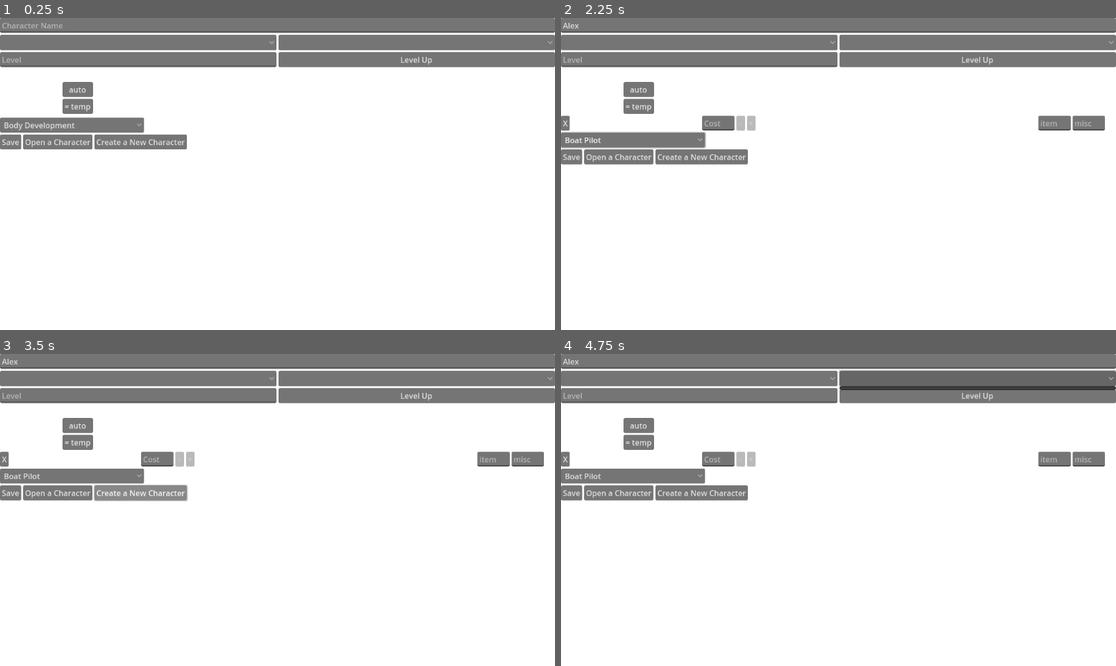
Above: before the commit, frames 1-4 (two rows, left to right).
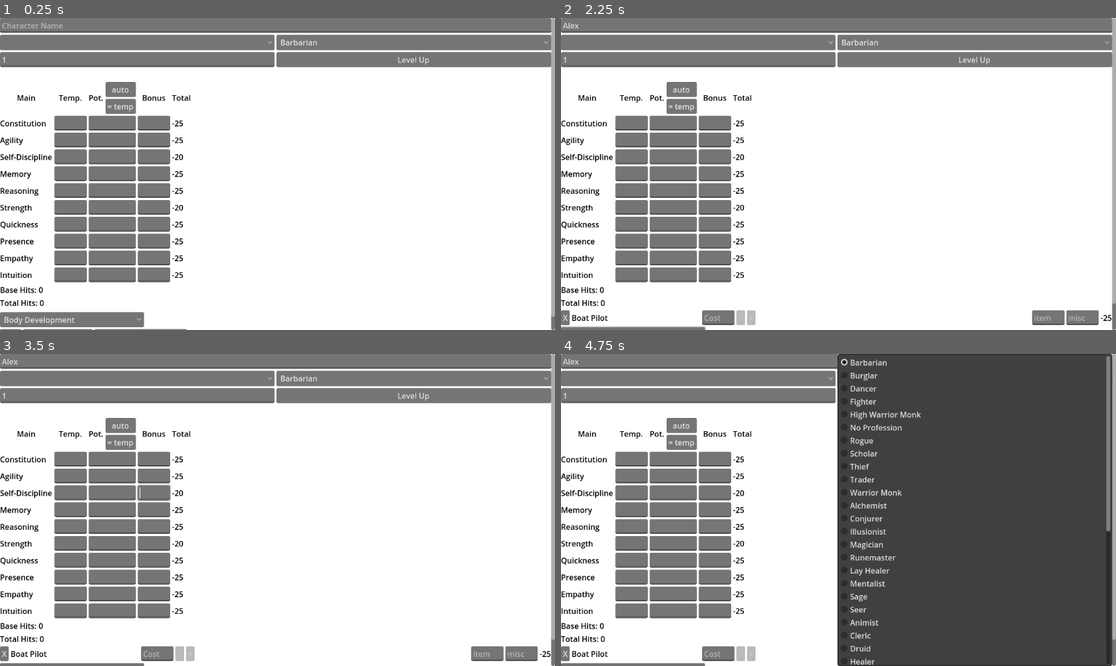
Above: after the commit, the same moments.

Repository: the-alex-g/RMCalculator
Game: Godot game, scene res://main/main.tscn
Same seed, same stepped clock (60 frames per second), same inputs: the game is played once before the commit and once after it.
Inputs (mouse positions are in pixels of both pictures, inside the frame that each line leads up to):
- Up to frame 1 (0.25 s): no input
- Up to frame 2 (2.25 s): click (838, 24) at 0.52 s; type "Alex" at 0.6 s; click "Body Development" at 1.25 s; click (699, 142) at 2 s, where only the run before the commit has a clickable "Create a New Character"
- Up to frame 3 (3.5 s): click (138, 494) at 2.75 s, where only the run before the commit has a clickable "Create a New Character"
- Up to frame 4 (4.75 s): click (699, 378) at 3.5 s; click (977, 378) at 4.25 s

The runs differ from the first frame. In frame 1, 15% of the frame differs, in the area x 0-100%, y 0-100%; in frame 2, 15%; in frame 3, 15%; in frame 4, 62%.
Error before the commit: Parse Error: Could not find type "Hits" in the current scope. (res://main/main.gd:25)

Commit message:
Add hit calculation, editing, and printing

Diff:
--- a/project/characters/nuquerna.cfg
+++ b/project/characters/nuquerna.cfg
@@ -1,4 +1,6 @@
 [character]
+
+hits=Vector3i(86, 15, 10)
 
 stats={
 "Agility": {
@@ -270,7 +272,7 @@
 "cost": "7",
 "item_bonus": 0,
 "misc_bonus": 0,
-"rank": 0
+"rank": 15
 }
 "Crafting: Scribe"={
 "cost": "1/5",
--- /dev/null
+++ b/project/hits/hits.gd
@@ -0,0 +1,44 @@
+class_name Hits
+extends VBoxContainer
+
+var saved_value := 0
+var rank := 0
+var upgrades : Array[int] = []
+var bonus := 0
+
+
+func load_from(value: Vector3i) -> void:
+	saved_value = value.x
+	rank = value.y
+	bonus = value.z
+	_update_display()
+
+
+func get_save_data() -> Vector2i:
+	return Vector2i(_upgrade_value(), rank)
+
+
+func upgrade(new_rank: int, new_bonus: int) -> void:
+	bonus = new_bonus
+	if new_rank > rank:
+		upgrades.append(randi_range(1, 10))
+	elif upgrades.size() > 0:
+		upgrades.remove_at(upgrades.size() - 1)
+	_update_display()
+
+
+func _update_display() -> void:
+	var hits := _upgrade_value()
+	$Base.text = "Base Hits: %d" % [hits]
+	$Total.text = "Total Hits: %d" % [calculate_total_hits(hits, bonus)]
+
+
+func _upgrade_value() -> int:
+	var value := saved_value
+	for i in upgrades:
+		value += i
+	return value
+
+
+static func calculate_total_hits(base: int, stat: int) -> int:
+	return floori(base * (1.0 + stat / 100.0))
--- /dev/null
+++ b/project/hits/hits.tscn
@@ -0,0 +1,14 @@
+[gd_scene load_steps=2 format=3 uid="uid://dnt4dwboaj4p6"]
+
+[ext_resource type="Script" path="res://hits/hits.gd" id="1_vfgyy"]
+
+[node name="Hits" type="VBoxContainer"]
+script = ExtResource("1_vfgyy")
+
+[node name="Base" type="Label" parent="."]
+layout_mode = 2
+text = "Base Hits: 0"
+
+[node name="Total" type="Label" parent="."]
+layout_mode = 2
+text = "Total Hits: 0"
--- a/project/main/main.gd
+++ b/project/main/main.gd
@@ -65,6 +65,7 @@
 	save_file.set_value("character", "race", _race_list.get_item_text(_race_list.selected))
 	save_file.set_value("character", "level", level)
 	save_file.set_value("character", "class", _class_list.get_item_text(_class_list.selected))
+	save_file.set_value("character", "hits", _hits.get_save_data())
 
 	var skill_save_data := _skill_container.get_save_data()
 	for skill_name in skill_save_data:
@@ -82,6 +83,7 @@
 	file.load(filepath)
 
 	_stat_field.load_from(file.get_value("character", "stats", {}))
+	_hits.load_from(file.get_value("character", "hits", Vector2i.ZERO))
 	_name_field.text = file.get_value("character", "name", "")
 
 	level = file.get_value("character", "level", 1)
--- a/project/main/main.tscn
+++ b/project/main/main.tscn
@@ -1,9 +1,12 @@
-[gd_scene load_steps=5 format=3 uid="uid://ow1w02rwdu84"]
+[gd_scene load_steps=6 format=3 uid="uid://ow1w02rwdu84"]
 
 [ext_resource type="Script" path="res://main/main.gd" id="1_3b87w"]
 [ext_resource type="PackedScene" uid="uid://bqubu18xo2tn7" path="res://stat_field/stat_field.tscn" id="1_nyn8g"]
-[ext_resource type="PackedScene" uid="uid://dnt4dwboaj4p6" path="res://hits.tscn" id="3_7kav7"]
+[ext_resource type="PackedScene" uid="uid://dnt4dwboaj4p6" path="res://hits/hits.tscn" id="3_7kav7"]
 [ext_resource type="PackedScene" uid="uid://bvqc8fn7bmm6k" path="res://skills/skill_container.tscn" id="3_rcuqh"]
+
+[sub_resource type="Theme" id="Theme_mtamo"]
+Label/colors/font_color = Color(0, 0, 0, 1)
 
 [node name="Main" type="ScrollContainer"]
 anchors_preset = 15
@@ -11,6 +14,7 @@
 anchor_bottom = 1.0
 grow_horizontal = 2
 grow_vertical = 2
+theme = SubResource("Theme_mtamo")
 script = ExtResource("1_3b87w")
 
 [node name="VBoxContainer" type="VBoxContainer" parent="."]
--- a/project/output/print.gd
+++ b/project/output/print.gd
@@ -14,6 +14,8 @@
 }
 
 @onready var _skill_bonus_container : CompoundHeading = $VBoxContainer/HBoxContainer2/Bonuses
+@onready var _language_list_container : VBoxContainer = $VBoxContainer/HBoxContainer/VBoxContainer/HBoxContainer/Languages
+@onready var _language_bonus_container : CompoundHeading = $VBoxContainer/HBoxContainer/VBoxContainer/HBoxContainer/CompoundHeading
 
 
 func _ready() -> void:
@@ -99,13 +101,18 @@
 
 	if file.has_section("languages"):
 		for language in file.get_section_keys("languages"):
-			$VBoxContainer/HBoxContainer/Languages.add_child(_get_label(language.capitalize()))
+			_language_list_container.add_child(_get_label(language.capitalize()))
 
 			var ranks : Vector2i = file.get_value("languages", language, Vector2i.ZERO)
 			for rank in [ranks.x, ranks.y]:
 				var label := _get_label(str(rank))
 				label.horizontal_alignment = HORIZONTAL_ALIGNMENT_CENTER
-				$VBoxContainer/HBoxContainer/CompoundHeading.add_element(label)
+				_language_bonus_container.add_element(label)
+
+	var hits : Vector3i = file.get_value("character", "hits", Vector3i.ZERO)
+	$VBoxContainer/HBoxContainer/VBoxContainer/Hits.text = "Total Hits: %d" % [
+		Hits.calculate_total_hits(hits.x, hits.z)
+	]
 
 
 func _get_label(text: String) -> Label:
--- a/project/output/print.tscn
+++ b/project/output/print.tscn
@@ -108,22 +108,35 @@
 custom_minimum_size = Vector2(10, 0)
 layout_mode = 2
 
-[node name="Languages" type="VBoxContainer" parent="VBoxContainer/HBoxContainer"]
+[node name="VBoxContainer" type="VBoxContainer" parent="VBoxContainer/HBoxContainer"]
 layout_mode = 2
 
-[node name="Label" type="Label" parent="VBoxContainer/HBoxContainer/Languages"]
+[node name="HBoxContainer" type="HBoxContainer" parent="VBoxContainer/HBoxContainer/VBoxContainer"]
+layout_mode = 2
+
+[node name="Languages" type="VBoxContainer" parent="VBoxContainer/HBoxContainer/VBoxContainer/HBoxContainer"]
+layout_mode = 2
+
+[node name="Label" type="Label" parent="VBoxContainer/HBoxContainer/VBoxContainer/HBoxContainer/Languages"]
 layout_mode = 2
 text = "Languages"
 
-[node name="Control" type="Control" parent="VBoxContainer/HBoxContainer/Languages"]
+[node name="Control" type="Control" parent="VBoxContainer/HBoxContainer/VBoxContainer/HBoxContainer/Languages"]
 custom_minimum_size = Vector2(0, 24)
 layout_mode = 2
 
-[node name="CompoundHeading" type="VBoxContainer" parent="VBoxContainer/HBoxContainer"]
+[node name="CompoundHeading" type="VBoxContainer" parent="VBoxContainer/HBoxContainer/VBoxContainer/HBoxContainer"]
 layout_mode = 2
 script = ExtResource("1_5gs3u")
 title = "RANK"
 sections = Array[String](["Spoken", "Written"])
+
+[node name="Control" type="Control" parent="VBoxContainer/HBoxContainer/VBoxContainer"]
+custom_minimum_size = Vector2(0, 12)
+layout_mode = 2
+
+[node name="Hits" type="Label" parent="VBoxContainer/HBoxContainer/VBoxContainer"]
+layout_mode = 2
 
 [node name="Control" type="Control" parent="VBoxContainer"]
 custom_minimum_size = Vector2(0, 10)
--- a/project/skills/skill_container.gd
+++ b/project/skills/skill_container.gd
@@ -652,8 +652,8 @@
 	_dev_points -= cost
 	await get_tree().process_frame
 	_calculate_bonus(skill_field)
-	if skill_field.skill.skill_name == "Body Dev.":
-		body_dev_upgraded.emit(skill_field.get_rank(), skill_field.total_bonus)
+	if skill_field.skill.skill_name == "Body Development":
+		body_dev_upgraded.emit(skill_field.get_rank(), _get_stat_bonus(skill_field.skill.stats))
 
 
 func _calculate_bonus(skill_field: SkillEntry) -> void:
